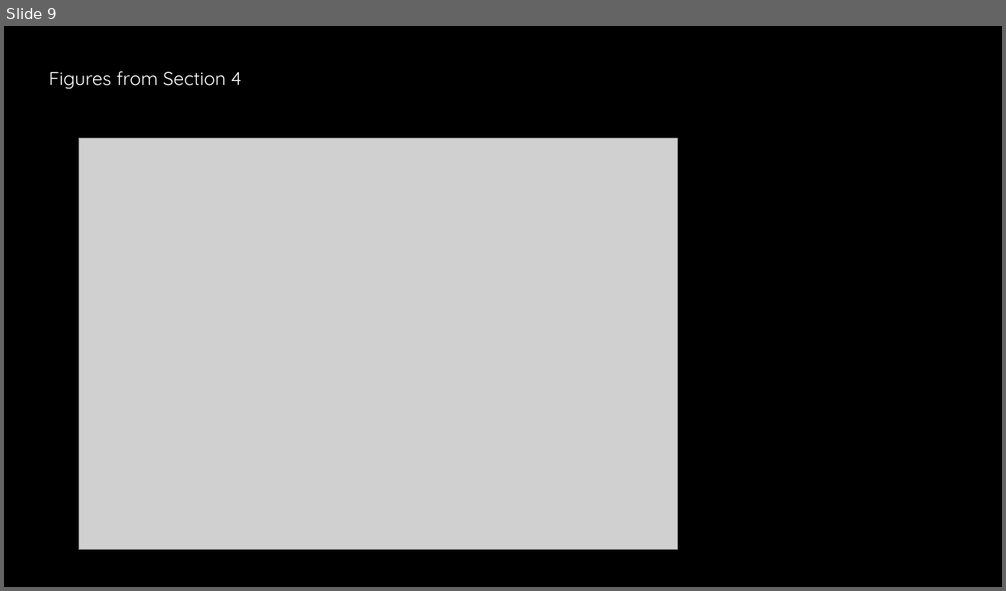
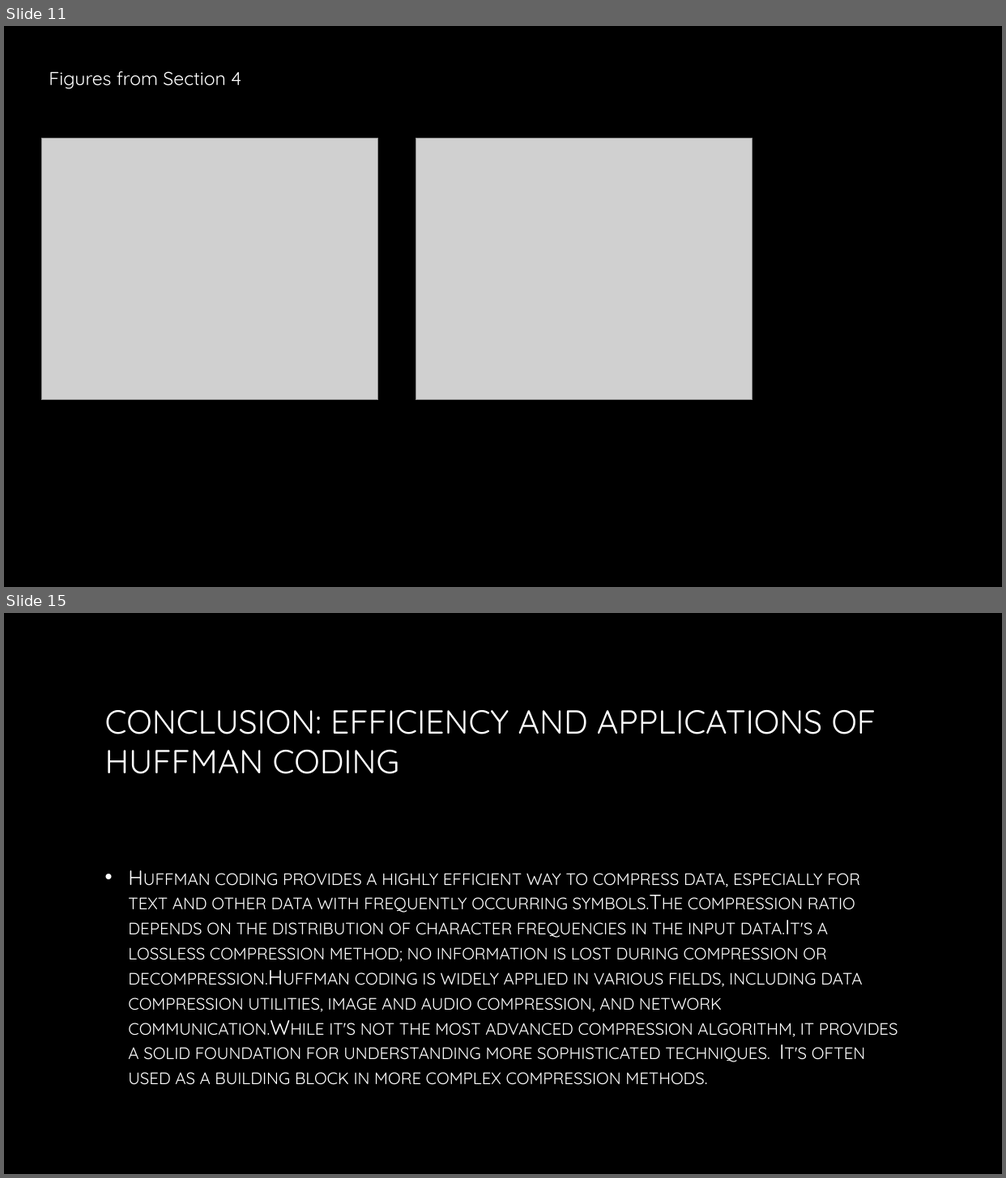
Before and after one commit to AdityaB-11/Pdf_to_presentation_GenAI, a slide deck: output/generated_presentation.pptx. Shown one above the other, each under a label of ours: slide 9 before the commit, slides 11 and 15 after it; the slides between them are not shown. The pictures are 1006x591 and 1006x1178 pixels, drawn with LibreOffice and Linux fonts; fonts in the diff are those of the drawing; grey boxes stand for pictures; background and template pictures are left out. Boxes give left, top, right and bottom in pixels: in the first picture for what was removed or moved away, otherwise in the second. Text is boxed around its words. In the diff, an @@ line names an element or a change of style, - is before the commit and + after.

```diff
--- a/output/generated_presentation.pptx
+++ b/output/generated_presentation.pptx
@@ slide 15 added at box(4, 613, 1002, 1174), background picture (left out) @@
@@ title added at box(105, 710, 876, 774), 32 pt, text gradient #FFFFFF to #A6A6A6 @@
+CONCLUSION: EFFICIENCY AND APPLICATIONS OF HUFFMAN CODING
@@ text added at box(128, 873, 898, 1085), 20 pt, text gradient #FFFFFF to #BFBFBF, small capitals @@
+• Huffman coding provides a highly efficient way to compress data, especially for text and other data with frequently occurring symbols.The compression ratio depends on the distribution of character frequencies in the input data.It's a lossless compression method; no information is lost during compression or decompression.Huffman coding is widely applied in various fields, including data compression utilities, image and audio compression, and network communication.While it's not the most advanced compression algorithm, it provides a solid foundation for understanding more sophisticated techniques. It's often used as a building block in more complex compression methods.
@@ what was slide 9 is now slide 11 @@
@@ slide 11 changed as well @@
@@ picture: place and size @@
-picture at box(79, 139, 678, 550)
+picture at box(41, 139, 378, 400)
@@ picture added at box(415, 139, 752, 400) @@
```
Also in this commit, not shown: 1 other slide changed, 11 other slides added, 8 slides removed, 4 other files.
